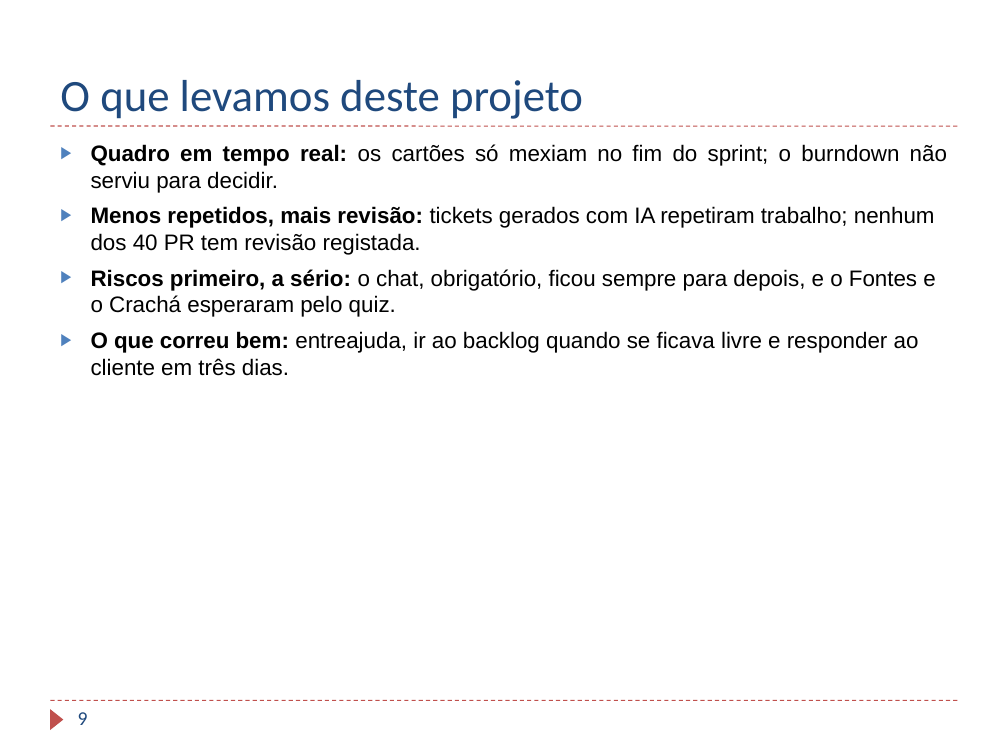
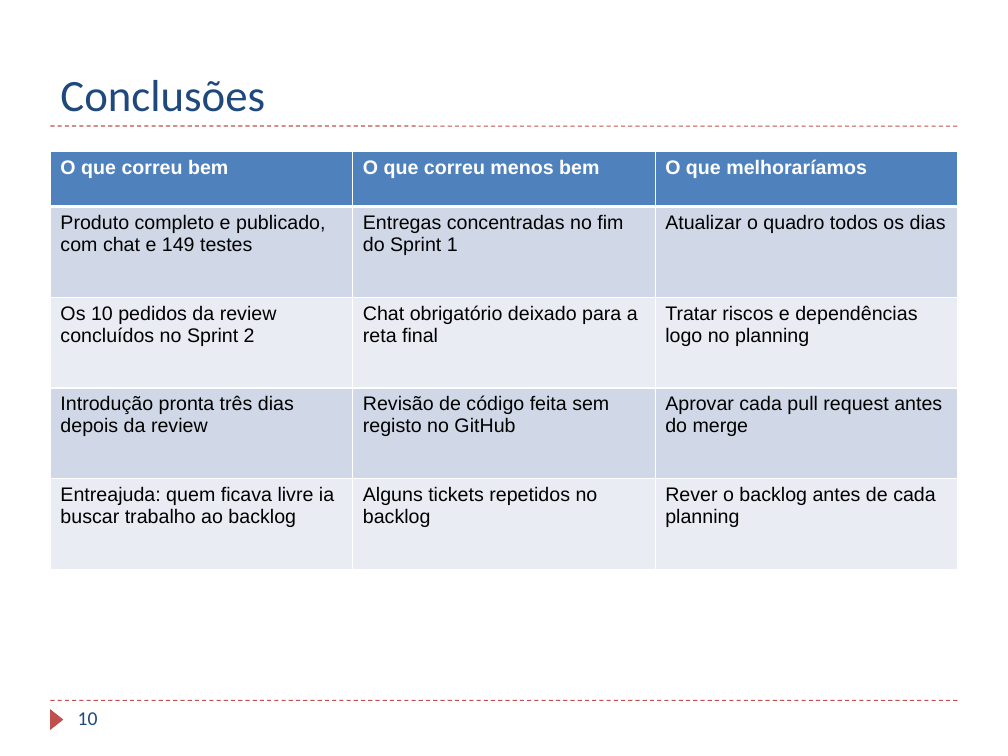
Before and after one commit to TaniaBmGuedes/MDS-TP4, a slide deck: slide 10 of entrega/07_Apresentacao_Final.pptx (slide 9 before the commit). Drawn at 1008x756 pixels with LibreOffice and Linux fonts; fonts in the diff are those of the drawing; background and template pictures are left out. Boxes give left, top, right and bottom in pixels: in the first picture for what was removed or moved away, otherwise in the second. Text is boxed around its words. In the diff, an @@ line names an element or a change of style, - is before the commit and + after.

```diff
--- a/entrega/07_Apresentacao_Final.pptx
+++ b/entrega/07_Apresentacao_Final.pptx
@@ title at [60, 80, 265, 112]: text changed @@
-O que levamos deste projeto
+Conclusões
@@ text removed at [91, 144, 947, 376] @@
-▶ Quadro em tempo real: os cartões só mexiam no fim do sprint; o burndown não serviu para decidir.
-▶ Menos repetidos, mais revisão: tickets gerados com IA repetiram trabalho; nenhum dos 40 PR tem revisão registada.
-▶ Riscos primeiro, a sério: o chat, obrigatório, ficou sempre para depois, e o Fontes e o Crachá esperaram pelo quiz.
-▶ O que correu bem: entreajuda, ir ao backlog quando se ficava livre e responder ao cliente em três dias.
@@ table added at [50, 151, 958, 570], 5 rows, 3 columns @@
+O que correu bem | O que correu menos bem | O que melhoraríamos
+Produto completo e publicado, com chat e 149 testes | Entregas concentradas no fim do Sprint 1 | Atualizar o quadro todos os dias
+Os 10 pedidos da review concluídos no Sprint 2 | Chat obrigatório deixado para a reta final | Tratar riscos e dependências logo no planning
+Introdução pronta três dias depois da review | Revisão de código feita sem registo no GitHub | Aprovar cada pull request antes do merge
+Entreajuda: quem ficava livre ia buscar trabalho ao backlog | Alguns tickets repetidos no backlog | Rever o backlog antes de cada planning
@@ page number at [78, 712, 98, 725]: text changed @@
-9
+10
```
Also in this commit, not shown: 4 other slides changed, 5 slides added, 4 slides removed.
